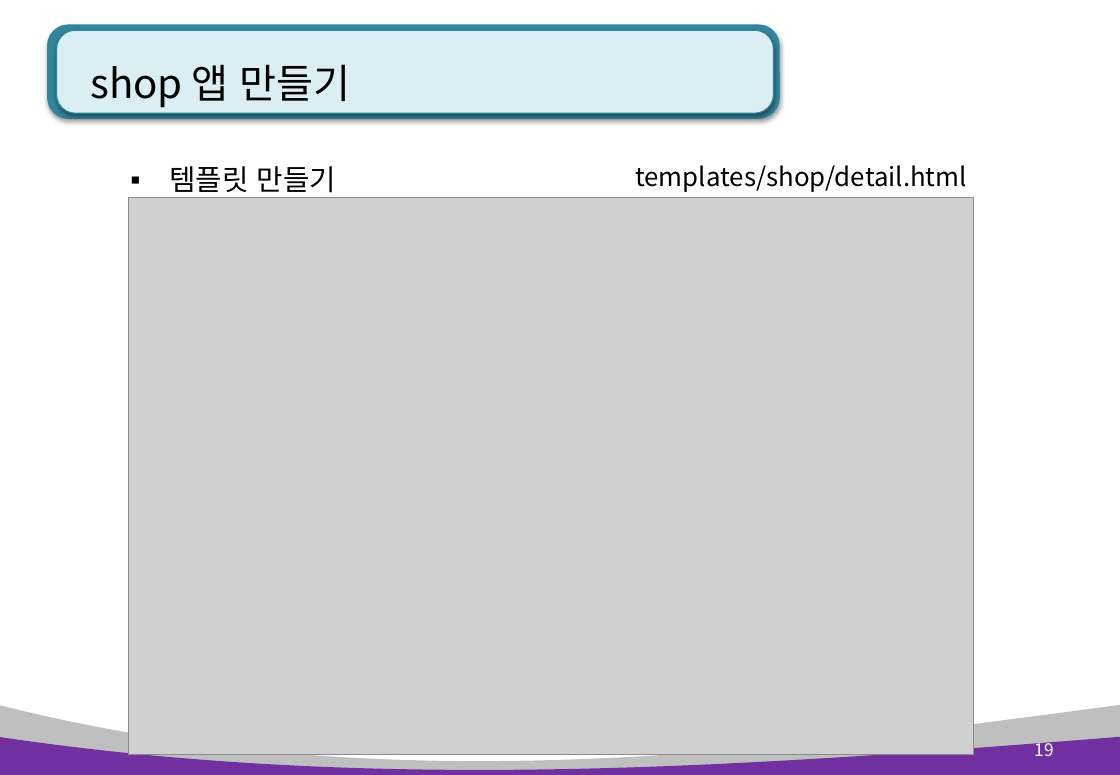
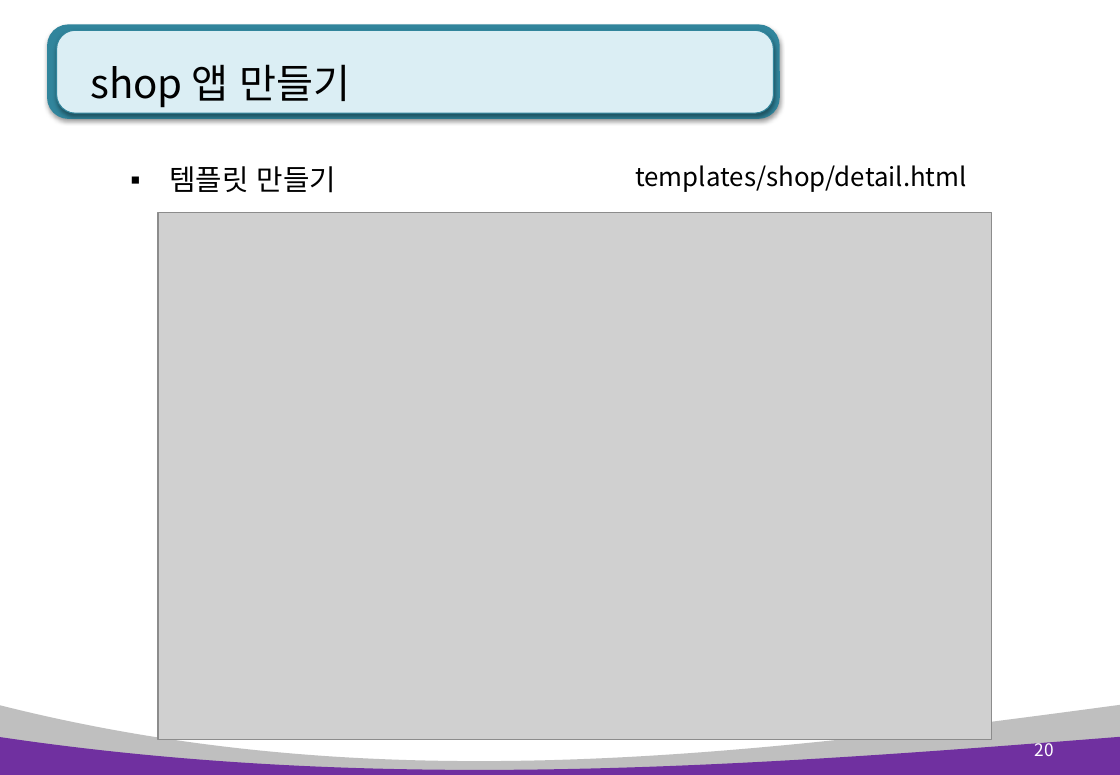
Before and after one commit to kiyongee2/green_project_web, a slide deck: slide 20 of django_ppt/shop_ppt/1장. shop 상품.pptx (slide 19 before the commit). Drawn at 1120x775 pixels with LibreOffice and Linux fonts; fonts in the diff are those of the drawing; grey boxes stand for pictures. Boxes give left, top, right and bottom in pixels: in the first picture for what was removed or moved away, otherwise in the second. Text is boxed around its words. In the diff, an @@ line names an element or a change of style, - is before the commit and + after.

```diff
--- a/django_ppt/shop_ppt/1장. shop 상품.pptx
+++ b/django_ppt/shop_ppt/1장. shop 상품.pptx
@@ picture: place and size @@
-picture at [128, 198, 974, 756]
+picture at [158, 213, 992, 740]
@@ page number at [1034, 739, 1053, 756]: text changed @@
-19
+20
```
Also in this commit, not shown: 3 other slides changed, 1 slide added, 2 other files.
